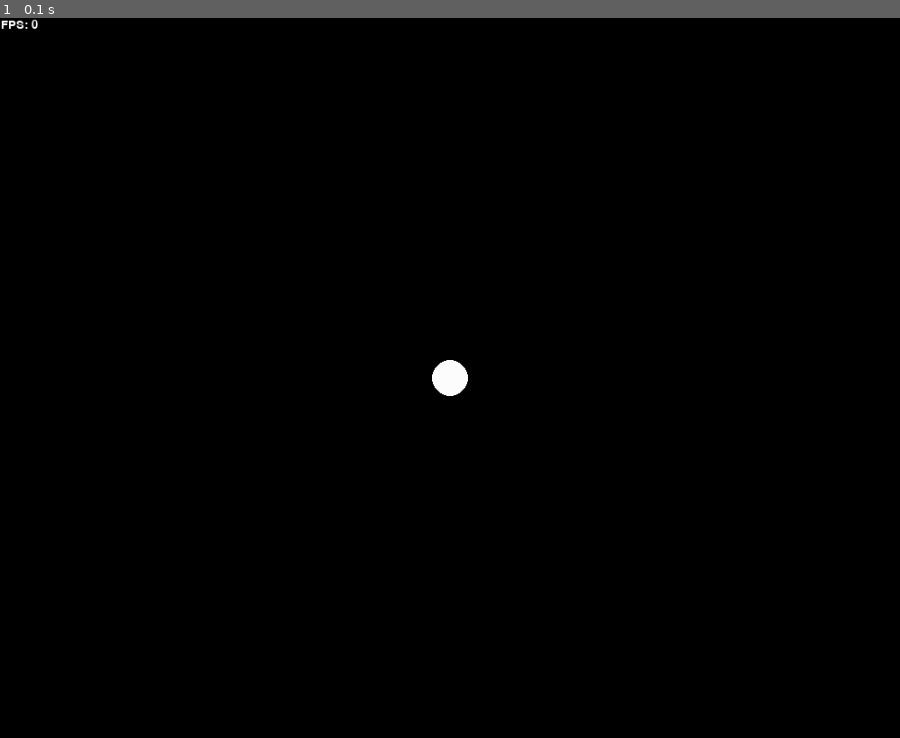
Above: before the commit, frame 1.
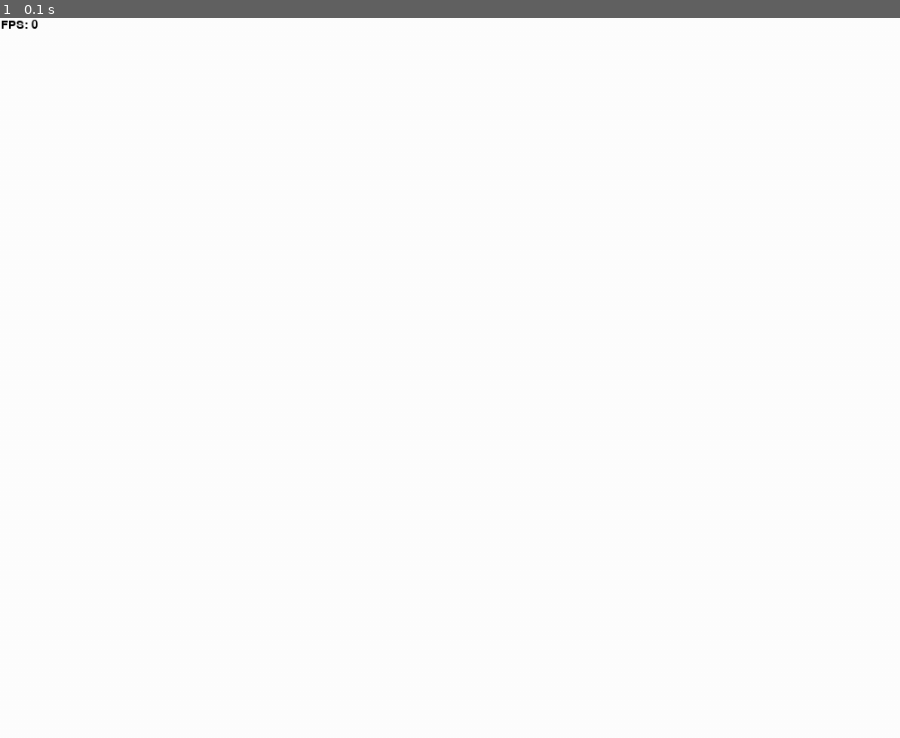
Above: after the commit, the same moment.

Repository: timothyfeng19/PygameLine3dEngine
Game: pygame game, started from src/main.py
Same seed, same stepped clock (60 frames per second), same inputs: the game is played once before the commit and once after it.
Inputs:
- Up to frame 1 (0.1 s): no input

The runs differ from the first frame. In frame 1, 100% of the frame differs, in the area x 0-100%, y 0-100%.

Commit message:
Added function to read from lines.txt and create a list with coords

Diff:
--- a/src/main.py
+++ b/src/main.py
@@ -2,32 +2,49 @@
 import math
 
 pygame.init()
-pygame.display.set_caption("Simple 3D Line Rendering w/ Movement using Pygame")
+pygame.display.set_caption("Simple 3D Line Rendering w/ Movement using Pygame WIP")
 screen = pygame.display.set_mode((1000, 800))
 clock = pygame.time.Clock()
 
-font = pygame.font.Font(None, 19)
-
+background = 'white'
+maincolor = 'black'
 pos_x = 500
 pos_y = 0
 pos_z = 400
 heading = 0
 move_mult = 10
 turn = 4
-rot_x = 0
-rot_y = 0
 zoom = 800
 
 def coords(x, y, z):
-    global pos_x, pos_y, rot_x, rot_y
+    # transformation stuff
+    # insert math sorcery here
 
-    temp_x = x * math.cos(rot_y) + (y * math.sin(rot_x) + z * math.cos(rot_x)) * math.sin(rot_y)
-    temp_y = y * math.cos(rot_x) - z * math.sin(rot_x)
-    temp_z = -x * math.sin(rot_y) + (y * math.sin(rot_x) + z * math.cos(rot_x)) * math.cos(rot_y)
+    return x, z # for now
 
-    factor = zoom / (-temp_z - pos_z)
+def draw(surface, start, end, color=maincolor):
+    pygame.draw.line(surface, color, start, end, 5)
 
-    return (temp_x - pos_x) * factor, (temp_y - pos_y) * factor
+with open('src/lines.txt', 'r') as file:
+    linesraw = file.read().splitlines()
+    lines = []
+    excluded = [linesraw[0], linesraw[1], linesraw[2], linesraw[3], linesraw[4]] # I know this is a bad way to exclude lines but I'm lazy
+
+    for line in linesraw: # this is DEFINITELY a slow and overcomplicated way to seperate each line into a list element
+        if not line in excluded:
+            coord = []
+            num = ""
+
+            for i in range(len(line)):
+                if line[i] == " ":
+                    coord.append(int(num))
+                    num = ""
+                else:
+                    num += line[i]
+
+                if len(coord) == 3:
+                        lines.append(coord)
+                        coord = []
 
 while True:
     for event in pygame.event.get():
@@ -35,6 +52,7 @@
             pygame.quit()
 
     true_head = -heading * math.pi/180 + math.pi
+
     keys = pygame.key.get_pressed()
     if keys[pygame.K_w]:
         pos_x += math.sin(true_head) * move_mult
@@ -53,9 +71,9 @@
     if keys[pygame.K_RIGHT]:
         heading += turn
 
-    screen.fill((0, 0, 0))
-    pygame.draw.circle(screen, (255, 255, 255), (pos_x, pos_z), 20)
-    text = font.render("FPS: " + str(round(clock.get_fps())), True, "white")
+    screen.fill(background)
+
+    text = pygame.font.Font(None, 19).render("FPS: " + str(round(clock.get_fps())), True, maincolor)
     screen.blit(text, (1, 1))
 
     clock.tick(60)
